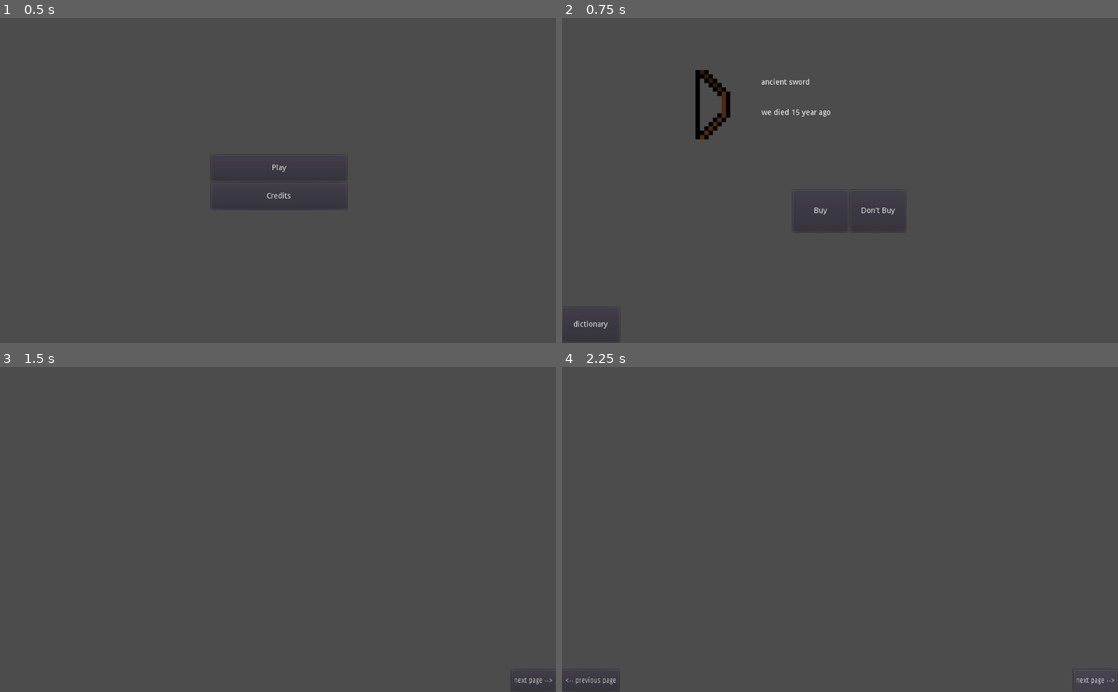
Above: before the commit, frames 1-4 (two rows, left to right).
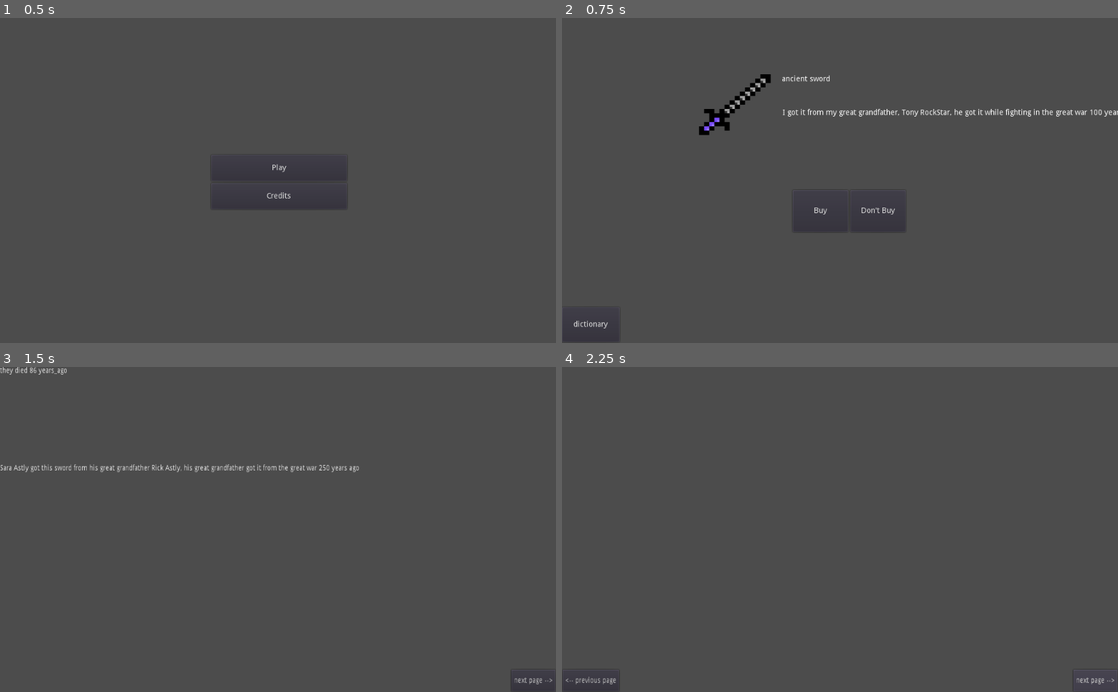
Above: after the commit, the same moments.

Repository: Birdoflames/BrackeysGameJam
Game: Godot game, scene res://Start_Scene.tscn
The game is run twice, just before and just after one commit, with the same random seed, the same clock (stepped at 60 frames per second) and the same inputs.
Inputs:
- Up to frame 1 (0.5 s): no input
- Up to frame 2 (0.75 s): click "Play" at 0.5 s
- Up to frame 3 (1.5 s): click "dictionary" at 1.25 s
- Up to frame 4 (2.25 s): click "next page -->" at 2 s

Frame 1 is identical in both runs. In frame 2, 1.7% of the frame differs, in the area x 24-100%, y 16-38%; in frame 3, 0.6%; in frame 4, nothing differs.
Error before the commit: Attempt to call function 'dictionary_story' in base 'null instance' on a null instance. (res://Dictonary.gd:20)
Error after the commit: Attempt to call function 'dictionary_story' in base 'null instance' on a null instance. (res://Dictonary.gd:22)

Commit message:
big improvement

Diff:
--- a/Bow.gd
+++ b/Bow.gd
@@ -1,17 +1,23 @@
 extends Sprite
 
-var years_ago = "15"
+var random = RandomNumberGenerator.new()
+var something = random.randomize()
+var years_ago = rnd(1, 130)
+
+func rnd(start, end):
+	return random.randi_range(start, end)
 
 func story():
-	years_ago = "15"
-	var story = "we died " + years_ago + " year ago"
+	years_ago = rnd(1, 130)
+	var story = "we died " + str(years_ago) + " year ago"
 
 	return story
+
 
 func _ready():
 	story()
 
 func dictionary_story():
-	var dictionary_story = "they died " + years_ago + " years_ago"
+	var dictionary_story = "they died " + str(years_ago) + " years_ago"
 
-	get_parent().get_node("Artifacts_book/page 1/ancient bow label").text = dictionary_story
+	get_parent().get_node("page 1/ancient bow label").text = dictionary_story
--- a/Dictonary.gd
+++ b/Dictonary.gd
@@ -2,7 +2,7 @@
 
 var dictionary_open = false
 
-
+var first_time = true
 func _physics_process(delta):
 	if get_tree().current_scene.name == "Artifacts_book":
 		dict_func()
@@ -12,12 +12,14 @@
 	get_tree().change_scene_to(load("res://Dictonary.tscn"))
 
 func dict_func():
-	get_parent().get_node("Artifacts_book").show()
+	if first_time:
+		get_parent().get_node("Artifacts_book/page 1").show()
+		first_time = false
+
 	var sprites = ["ancient sword", "ancient bow", "genie's oil lamp", "Mona Lisa's picture", "diamond ring", "diamond necklace", "cup", "axe", "vase", "lamp", "candlestick", "painting", "chandelier"]
 
 	for sprite in sprites:
-		print(get_parent())
-		get_parent().get_node("Bow").dictionary_story()
+		get_node(sprite).dictionary_story()
 
 #	timer.set_wait_time(2)
 #	timer.start()
--- a/Dictonary.tscn
+++ b/Dictonary.tscn
@@ -1,12 +1,110 @@
-[gd_scene load_steps=2 format=2]
+[gd_scene load_steps=18 format=2]
 
 [ext_resource path="res://Dictonary.gd" type="Script" id=1]
+[ext_resource path="res://Bow.png" type="Texture" id=2]
+[ext_resource path="res://Bow.gd" type="Script" id=3]
+[ext_resource path="res://assets/Objects/Sword.png" type="Texture" id=4]
+[ext_resource path="res://assets/Objects/Gene Lamp.png" type="Texture" id=5]
+[ext_resource path="res://assets/Objects/Mona Lisa.png" type="Texture" id=6]
+[ext_resource path="res://assets/Objects/Necklace.png" type="Texture" id=7]
+[ext_resource path="res://assets/Objects/Cup.png" type="Texture" id=8]
+[ext_resource path="res://assets/Objects/Painting.png" type="Texture" id=9]
+[ext_resource path="res://assets/Objects/Axe.png" type="Texture" id=10]
+[ext_resource path="res://assets/Objects/Lamp.png" type="Texture" id=11]
+[ext_resource path="res://assets/Objects/Chandelier.png" type="Texture" id=12]
+[ext_resource path="res://assets/Objects/Candlestick.png" type="Texture" id=13]
+[ext_resource path="res://assets/Objects/Ring.png" type="Texture" id=14]
+[ext_resource path="res://assets/Objects/Vase.png" type="Texture" id=15]
+[ext_resource path="res://ancient sword.gd" type="Script" id=16]
+[ext_resource path="res://gene's oil lamp.gd" type="Script" id=17]
 
 [node name="Artifacts_book" type="Node2D"]
 scale = Vector2( 0.848288, 1 )
 script = ExtResource( 1 )
 
+[node name="ancient bow" type="Sprite" parent="."]
+visible = false
+position = Vector2( 375.212, 160 )
+scale = Vector2( 1.38968, 1 )
+texture = ExtResource( 2 )
+script = ExtResource( 3 )
+
+[node name="ancient sword" type="Sprite" parent="."]
+visible = false
+position = Vector2( 375.212, 160 )
+scale = Vector2( 1.38968, 1 )
+texture = ExtResource( 4 )
+script = ExtResource( 16 )
+
+[node name="gene\'s oil lamp" type="Sprite" parent="."]
+visible = false
+position = Vector2( 375.212, 160 )
+scale = Vector2( 1.38968, 1 )
+texture = ExtResource( 5 )
+script = ExtResource( 17 )
+
+[node name="mona lisa\'s picture" type="Sprite" parent="."]
+visible = false
+position = Vector2( 375.212, 160 )
+scale = Vector2( 1.38968, 1 )
+texture = ExtResource( 6 )
+
+[node name="diamond ring" type="Sprite" parent="."]
+visible = false
+position = Vector2( 375.212, 160 )
+scale = Vector2( 1.38968, 1 )
+texture = ExtResource( 14 )
+
+[node name="diamond necklace" type="Sprite" parent="."]
+visible = false
+position = Vector2( 375.212, 160 )
+scale = Vector2( 1.38968, 1 )
+texture = ExtResource( 7 )
+
+[node name="cup" type="Sprite" parent="."]
+visible = false
+position = Vector2( 375.212, 160 )
+scale = Vector2( 1.38968, 1 )
+texture = ExtResource( 8 )
+
+[node name="axe" type="Sprite" parent="."]
+visible = false
+position = Vector2( 375.212, 160 )
+scale = Vector2( 1.38968, 1 )
+texture = ExtResource( 10 )
+
+[node name="vase" type="Sprite" parent="."]
+visible = false
+position = Vector2( 375.212, 160 )
+scale = Vector2( 1.38968, 1 )
+texture = ExtResource( 15 )
+
+[node name="lamp" type="Sprite" parent="."]
+visible = false
+position = Vector2( 375.212, 160 )
+scale = Vector2( 1.38968, 1 )
+texture = ExtResource( 11 )
+
+[node name="candlestick" type="Sprite" parent="."]
+visible = false
+position = Vector2( 375.212, 160 )
+scale = Vector2( 1.38968, 1 )
+texture = ExtResource( 13 )
+
+[node name="painting" type="Sprite" parent="."]
+visible = false
+position = Vector2( 375.212, 160 )
+scale = Vector2( 1.38968, 1 )
+texture = ExtResource( 9 )
+
+[node name="chandelier" type="Sprite" parent="."]
+visible = false
+position = Vector2( 375.212, 160 )
+scale = Vector2( 1.38968, 1 )
+texture = ExtResource( 12 )
+
 [node name="page 1" type="Node2D" parent="."]
+visible = false
 
 [node name="page 2 button" type="Button" parent="page 1"]
 margin_left = 1110.0
@@ -25,15 +123,15 @@
 "_edit_use_anchors_": false
 }
 
-[node name="Label2" type="Label" parent="page 1"]
-margin_top = 180.0
-margin_right = 300.0
-margin_bottom = 320.0
-__meta__ = {
-"_edit_use_anchors_": false
-}
-
-[node name="Label3" type="Label" parent="page 1"]
+[node name="ancient sword label" type="Label" parent="page 1"]
+margin_top = 180.0
+margin_right = 300.0
+margin_bottom = 320.0
+__meta__ = {
+"_edit_use_anchors_": false
+}
+
+[node name="gene\'s oil lamp label" type="Label" parent="page 1"]
 margin_top = 360.0
 margin_right = 300.0
 margin_bottom = 500.0
--- a/Game_Scene.gd
+++ b/Game_Scene.gd
@@ -6,15 +6,15 @@
 func story_decider():
 	item_story = ""
 
-	var sprites = ["ancient sword", "ancient bow", "genie's oil lamp", "Mona Lisa's picture", "diamond ring", "diamond necklace", "cup", "axe", "vase", "lamp", "candlestick", "painting", "chandelier"]
+	var sprites = ["ancient sword", "ancient bow", "genie's oil lamp", "mona lisa's picture", "diamond ring", "diamond necklace", "cup", "axe", "vase", "lamp", "candlestick", "painting", "chandelier"]
 
 	var rnd = RandomNumberGenerator.new()
 	rnd.randomize()
 	var chosen_one = sprites[rnd.randi_range(0, 12)]
 
-	var get_story = get_node("Bow").story()
+	var get_story = get_node("Artifacts_book/"+chosen_one ).story()
 
-	get_node("Bow").show()
+	get_node("Artifacts_book/"+chosen_one).show()
 
 	get_node("name label").text = chosen_one
 
@@ -22,7 +22,7 @@
 	if chosen_story == 0:
 		item_story = get_story
 	else:
-		item_story = get_node("Bow").story()
+		item_story = get_node("Artifacts_book/"+chosen_one).story()
 		get_node("item story").text = item_story
 
 
--- a/Game_Scene.tscn
+++ b/Game_Scene.tscn
@@ -1,9 +1,7 @@
-[gd_scene load_steps=6 format=2]
+[gd_scene load_steps=4 format=2]
 
 [ext_resource path="res://Dictonary.tscn" type="PackedScene" id=2]
 [ext_resource path="res://Inventory.gd" type="Script" id=3]
-[ext_resource path="res://Bow.png" type="Texture" id=5]
-[ext_resource path="res://Bow.gd" type="Script" id=6]
 [ext_resource path="res://Game_Scene.gd" type="Script" id=7]
 
 [node name="Game_Scene" type="Node"]
@@ -34,10 +32,10 @@
 [node name="name label" type="Label" parent="."]
 anchor_top = 0.098
 anchor_bottom = 0.225
-margin_left = 367.0
-margin_top = 53.2
-margin_right = 496.0
-margin_bottom = 20.0
+margin_left = 405.0
+margin_top = 47.2
+margin_right = 534.0
+margin_bottom = 14.0
 text = "item name"
 __meta__ = {
 "_edit_use_anchors_": false
@@ -68,22 +66,15 @@
 }
 
 [node name="item story" type="Label" parent="."]
-margin_left = 368.0
+margin_left = 406.0
 margin_top = 168.0
-margin_right = 691.0
+margin_right = 729.0
 margin_bottom = 262.0
 text = "this is the item story"
 __meta__ = {
 "_edit_use_anchors_": false
 }
 
-[node name="Bow" type="Sprite" parent="."]
-visible = false
-position = Vector2( 270, 160 )
-texture = ExtResource( 5 )
-script = ExtResource( 6 )
-
 [node name="Artifacts_book" parent="." instance=ExtResource( 2 )]
-visible = false
 
 [connection signal="pressed" from="dictionary button" to="Artifacts_book" method="_on_dictionary_button_pressed"]
--- /dev/null
+++ b/ancient sword.gd
@@ -0,0 +1,62 @@
+extends Sprite
+
+var random = RandomNumberGenerator.new()
+var something = random.randomize()
+
+var chosen_name = rnd(0,5)
+var great_grandfathers_name = ""
+var sellers_name = ""
+var years_ago = 50*rnd(1,5)
+
+func rnd(start, end):
+	return random.randi_range(start, end)
+
+func story():
+	if chosen_name == 0:
+		 great_grandfathers_name = "Stan Li"
+
+	elif chosen_name == 1:
+		 great_grandfathers_name = "Rick Astly"
+
+	elif chosen_name == 2:
+		 great_grandfathers_name = "Tony RockStar"
+
+	elif chosen_name == 3:
+		 great_grandfathers_name = "James young"
+
+	elif chosen_name == 4:
+		 great_grandfathers_name = "Thanos bond"
+
+	else:
+		 great_grandfathers_name = "Jerry Smith"
+
+	var story = "I got it from my great grandfather, " +great_grandfathers_name +", he got it while fighting in the great war "+ str(years_ago) +" years ago"
+
+	return story
+
+
+func _ready():
+	story()
+
+func dictionary_story():
+	if chosen_name == 0:
+		 sellers_name = "Sam Li"
+
+	elif chosen_name == 1:
+		 sellers_name = "Sara Astly"
+
+	elif chosen_name == 2:
+		 sellers_name = "John RockStar"
+
+	elif chosen_name == 3:
+		 sellers_name = "morty Young"
+
+	elif chosen_name == 4:
+		 sellers_name = "Coby Bond"
+
+	else:
+		 sellers_name = "David Smith"
+
+	var dictionary_story = sellers_name + " got this sword from his great grandfather "+ great_grandfathers_name +", his great grandfather got it from the great war "+ str(years_ago)+ " years ago"
+
+	get_parent().get_node("page 1/ancient sword label").text = dictionary_story
--- /dev/null
+++ b/gene's oil lamp.gd
@@ -0,0 +1,46 @@
+extends Sprite
+
+var random = RandomNumberGenerator.new()
+var something = random.randomize()
+
+var chosen_name = rnd(0,5)
+
+var miracles_count = rnd(10,24)
+var lit_for = rnd(5,15)
+var genies_name = ""
+
+
+func rnd(start, end):
+	return random.randi_range(start, end)
+
+func story():
+	if chosen_name == 0:
+		 genies_name = "Angle"
+
+	elif chosen_name == 1:
+		 genies_name = "God's deliver"
+
+	elif chosen_name == 2:
+		 genies_name = "Aladin"
+
+	elif chosen_name == 3:
+		 genies_name = ""
+
+	elif chosen_name == 4:
+		 genies_name = ""
+
+	else:
+		 genies_name = "Jerry Smith"
+
+	var story = "tales tell this lamp was the great Genie’s lamp, the villagers around call him "+ genies_name+", he is responsible for "+str(miracles_count)+" miracles! e.g. that the candlestick was lit for "+ str(lit_for) +" whole days without any fuel."
+
+	return story
+
+
+func _ready():
+	story()
+
+func dictionary_story():
+	var dictionary_story = 'as the local legend tells us, this lamp was the great genie’s lamp! which the villagers use to call "'+ genies_name +'", he is responsible for '+str(miracles_count) +' miracles! e.g. that the candlestick was lit for ' +str(lit_for)+ ' whole days without any fuel.'
+
+	get_parent().get_node("page 1/gene's oil lamp label").text = dictionary_story
Binary file added: Sword.png
Not shown, added: Sword.png.import
Binary file added: assets/Characters/Layer 12.png
Not shown, added: assets/Characters/Layer 12.png.import
Binary file added: assets/Characters/Layer 13.png
Not shown, added: assets/Characters/Layer 13.png.import
Binary file added: assets/Characters/Layer 14.png
Not shown, added: assets/Characters/Layer 14.png.import
Binary file added: assets/Characters/Layer 15.png
Not shown, added: assets/Characters/Layer 15.png.import
Binary file added: assets/Characters/Layer 16.png
Not shown, added: assets/Characters/Layer 16.png.import
(and 52 more such lines)
